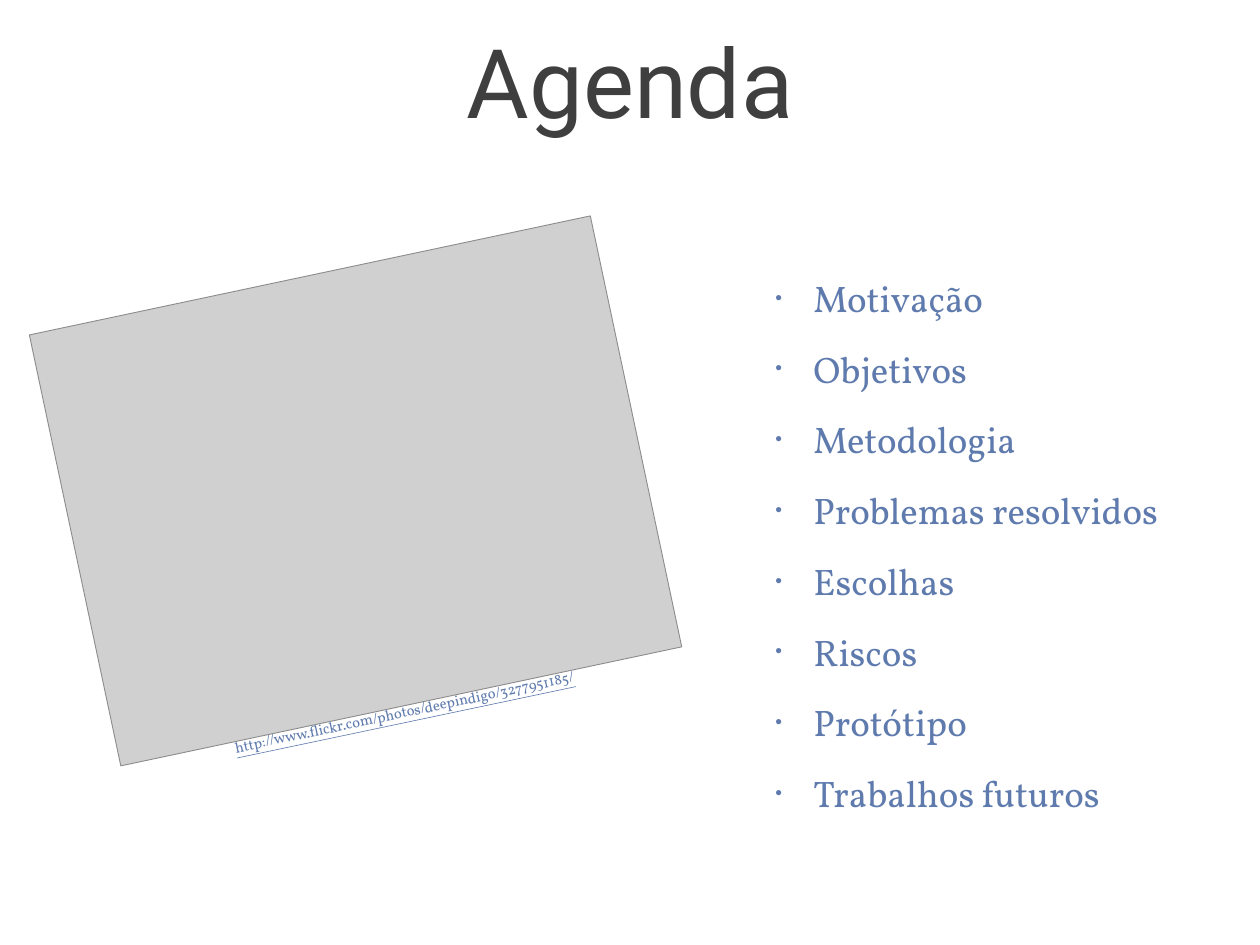
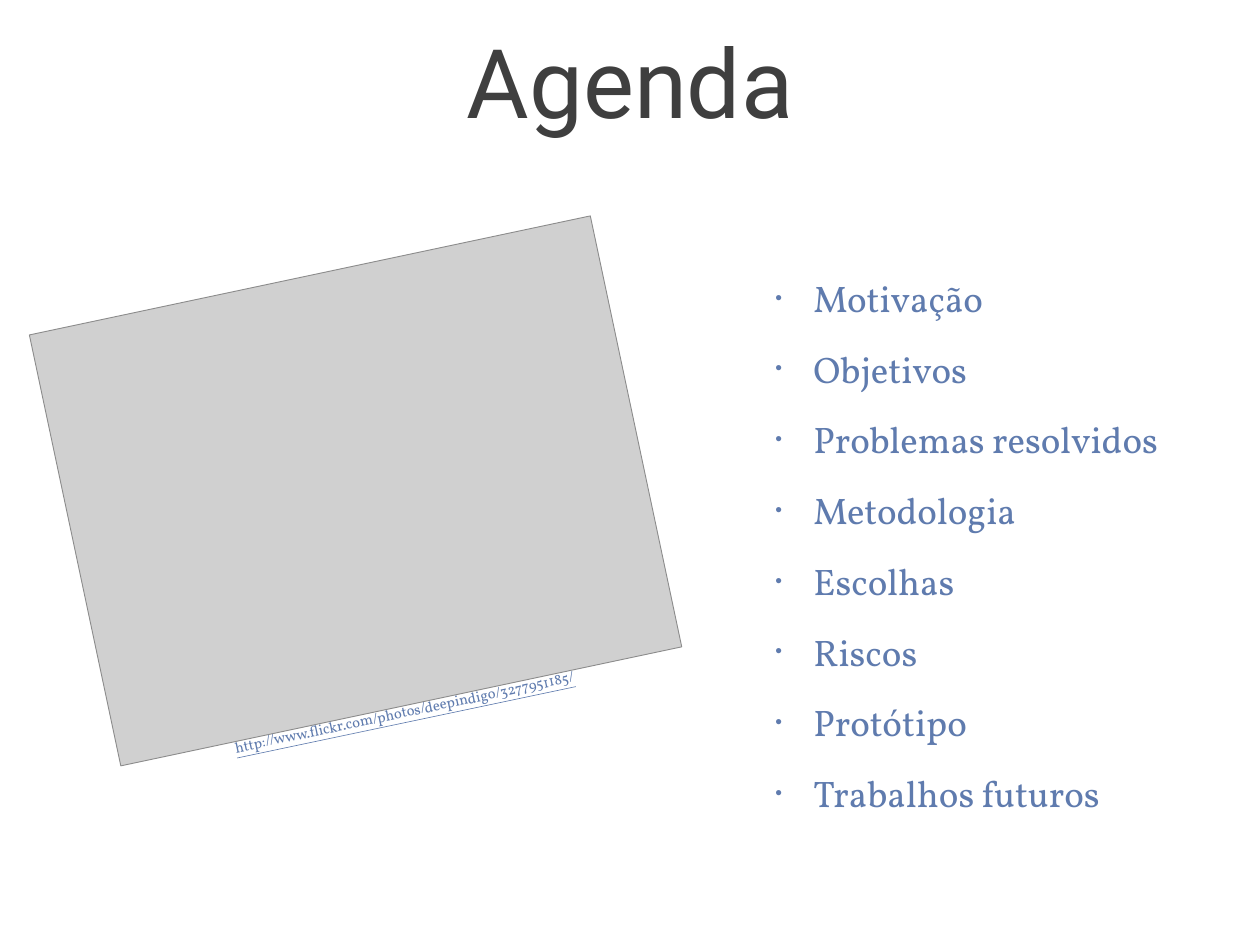
Before and after one commit to tulios/projetofinal-roteiros, a slide deck: slide 2 of apresentacao/apresentacao.ppt. Drawn at 1260x945 pixels with LibreOffice and Linux fonts; fonts in the diff are those of the drawing; grey boxes stand for pictures; background and template pictures are left out. Boxes give left, top, right and bottom in pixels: in the first picture for what was removed or moved away, otherwise in the second. Text is boxed around its words. In the diff, an @@ line names an element or a change of style, - is before the commit and + after.

```diff
--- a/apresentacao/apresentacao.ppt
+++ b/apresentacao/apresentacao.ppt
@@ text at (x1=813, y1=426, x2=1158, y2=454): paragraph added @@
+• Problemas resolvidos
@@ text at (x1=813, y1=497, x2=1158, y2=525): paragraph removed @@
-• Problemas resolvidos
```
Also in this commit, not shown: 4 other slides changed, 4 slides added, 1 slide removed, 2 other files.
